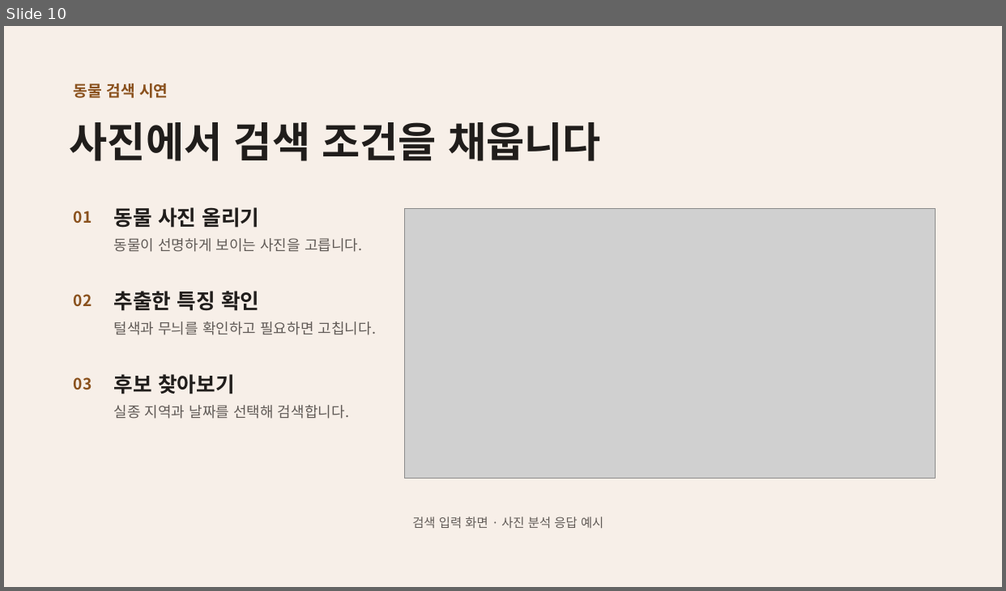
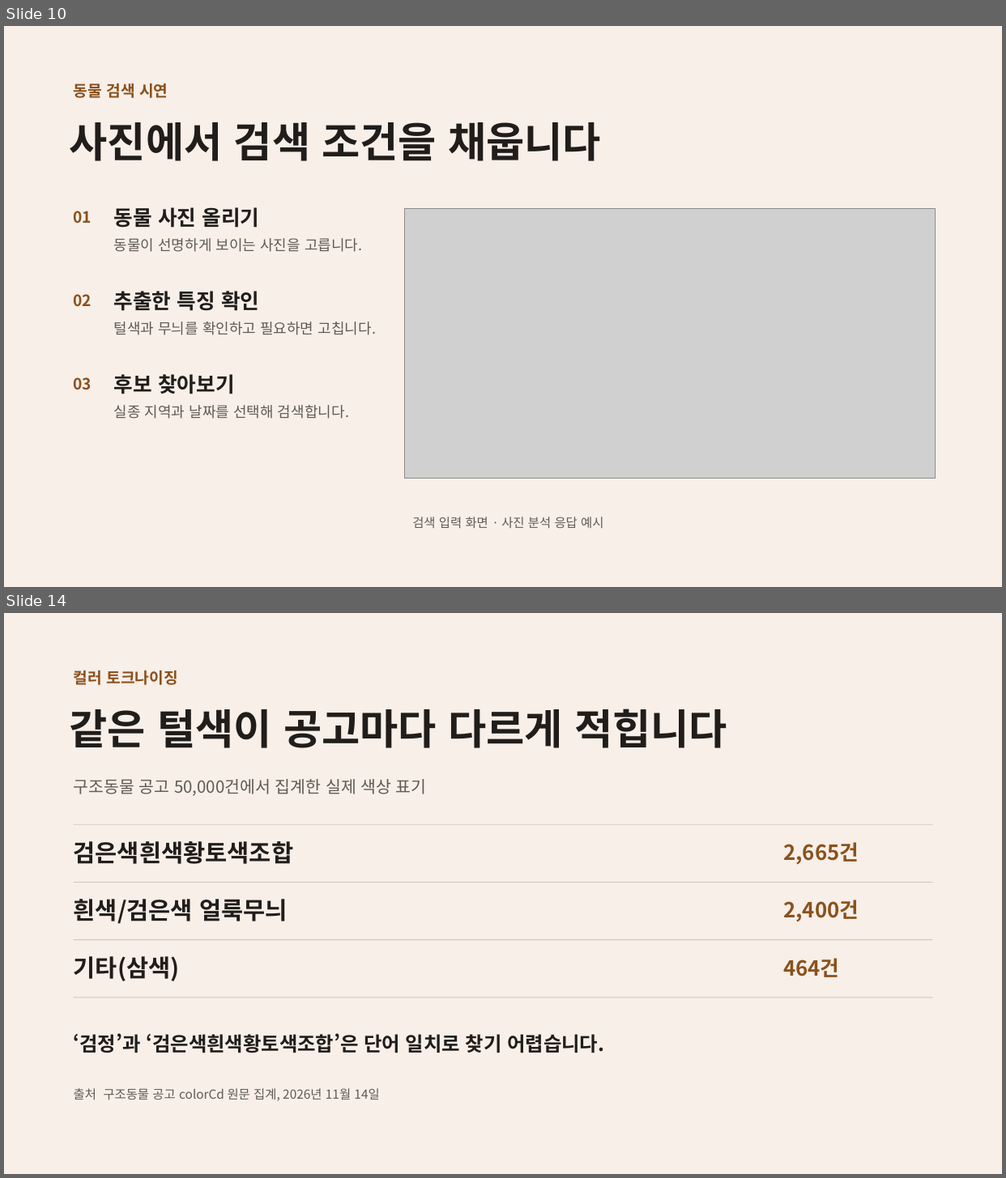
Before and after one commit to aio-03-p2-team1/aio-03-p2-team1, a slide deck: P2/ppt/dasimanna-team-intro.pptx. Shown one above the other, each under a label of ours: slide 10 before the commit, slides 10 and 14 after it; the slides between them are not shown. The pictures are 1006x591 and 1006x1178 pixels, drawn with LibreOffice and Linux fonts; fonts in the diff are those of the drawing; grey boxes stand for pictures. Boxes give left, top, right and bottom in pixels: in the first picture for what was removed or moved away, otherwise in the second. Text is boxed around its words. In the diff, an @@ line names an element or a change of style, - is before the commit and + after.

```diff
--- a/P2/ppt/dasimanna-team-intro.pptx
+++ b/P2/ppt/dasimanna-team-intro.pptx
@@ slide 14 added at <box>4,613,1002,1174</box>, background #F7EFE8 @@
@@ text added at <box>74,671,178,685</box>, 15 pt, text #8A511D, bold @@
+컬러 토크나이징
@@ text added at <box>70,709,727,748</box>, 40 pt, text #201D1B, bold @@
+같은 털색이 공고마다 다르게 적힙니다
@@ text added at <box>74,779,427,796</box>, 16 pt, text #605A56 @@
+구조동물 공고 50,000건에서 집계한 실제 색상 표기
@@ rectangle added at <box>74,824,933,825</box>, fill #D7C5B6 @@
@@ text added at <box>74,841,294,864</box>, 23 pt, text #201D1B, bold @@
+검은색흰색황토색조합
@@ text added at <box>783,842,859,865</box>, 20 pt, text #8A511D, bold @@
+2,665건
@@ rectangle added at <box>74,882,933,883</box>, fill #D7C5B6 @@
@@ text added at <box>74,899,288,924</box>, 23 pt, text #201D1B, bold @@
+흰색/검은색 얼룩무늬
@@ text added at <box>783,900,859,922</box>, 20 pt, text #8A511D, bold @@
+2,400건
@@ rectangle added at <box>74,939,933,940</box>, fill #D7C5B6 @@
@@ text added at <box>74,956,180,982</box>, 23 pt, text #201D1B, bold @@
+기타(삼색)
@@ text added at <box>783,958,839,977</box>, 20 pt, text #8A511D, bold @@
+464건
@@ rectangle added at <box>74,998,933,999</box>, fill #D7C5B6 @@
@@ text added at <box>74,1033,604,1053</box>, 19 pt, text #201D1B, bold @@
+‘검정’과 ‘검은색흰색황토색조합’은 단어 일치로 찾기 어렵습니다.
@@ text added at <box>74,1088,379,1101</box>, 12 pt, text #605A56 @@
+출처 구조동물 공고 colorCd 원문 집계, 2026년 11월 14일
```
Also in this commit, not shown: 3 other slides added, 1 other file.
